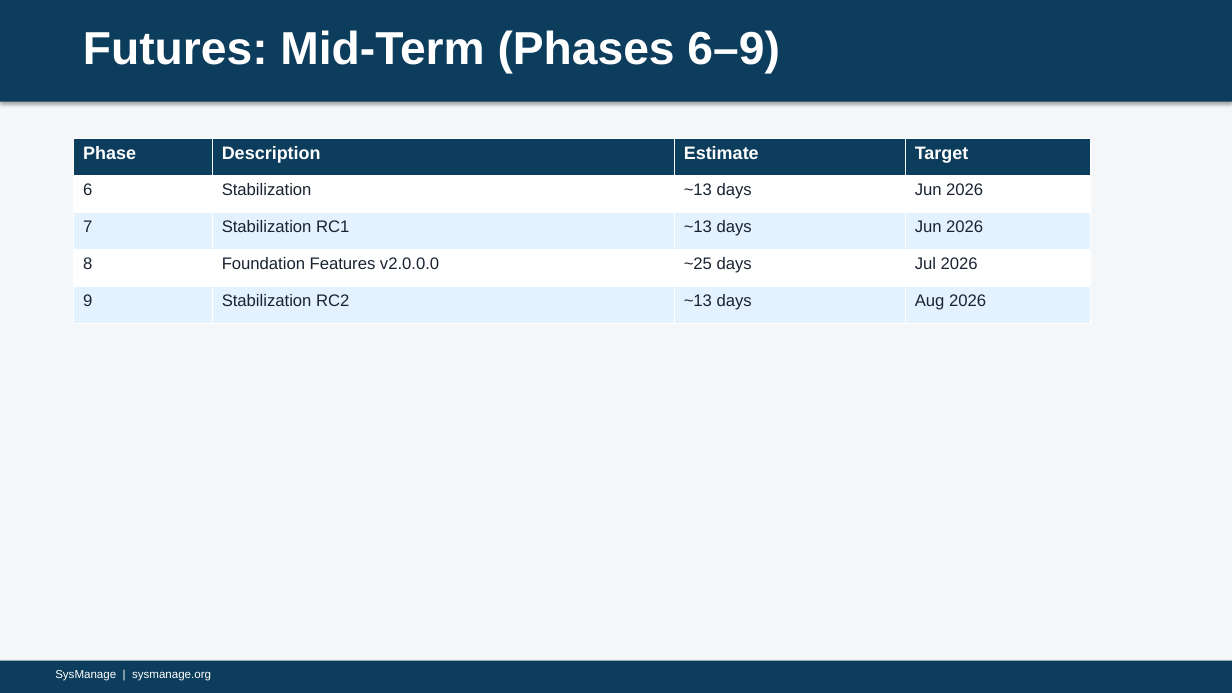
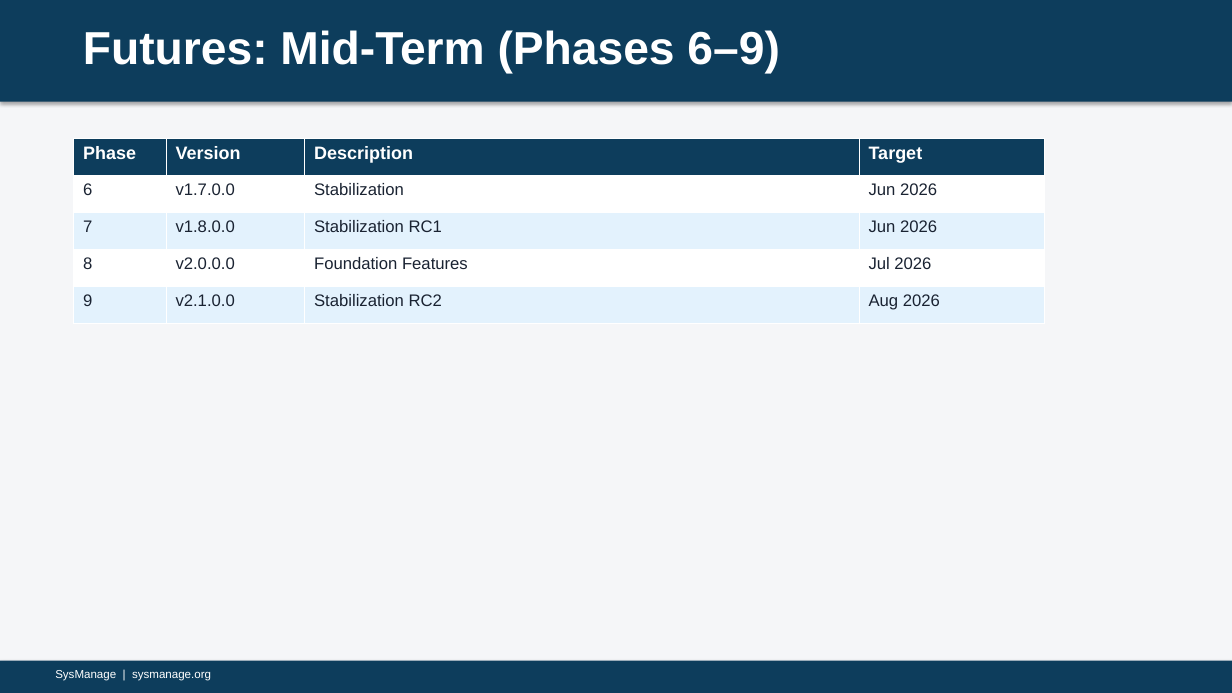
Before and after one commit to bceverly/sysmanage-docs, a slide deck: slide 27 of Presentations/SysManage.pptx. Drawn at 1232x693 pixels with LibreOffice and Linux fonts; fonts in the diff are those of the drawing. Boxes give left, top, right and bottom in pixels: in the first picture for what was removed or moved away, otherwise in the second. Text is boxed around its words. In the diff, an @@ line names an element or a change of style, - is before the commit and + after.

```diff
--- a/Presentations/SysManage.pptx
+++ b/Presentations/SysManage.pptx
@@ table at [74, 139, 1044, 323] @@
-row 1, column 2: Description
+row 1, column 2: Version
-row 1, column 3: Estimate
+row 1, column 3: Description
-row 2, column 2: Stabilization
+row 2, column 2: v1.7.0.0
-row 2, column 3: ~13 days
+row 2, column 3: Stabilization
-row 3, column 2: Stabilization RC1
+row 3, column 2: v1.8.0.0
-row 3, column 3: ~13 days
+row 3, column 3: Stabilization RC1
-row 4, column 2: Foundation Features v2.0.0.0
+row 4, column 2: v2.0.0.0
-row 4, column 3: ~25 days
+row 4, column 3: Foundation Features
-row 5, column 2: Stabilization RC2
+row 5, column 2: v2.1.0.0
-row 5, column 3: ~13 days
+row 5, column 3: Stabilization RC2
@@ table: place and size @@
-table at [74, 139, 1091, 323]
+table at [74, 139, 1044, 323]
```
Also in this commit, not shown: 9 other slides changed, 1 other file.
